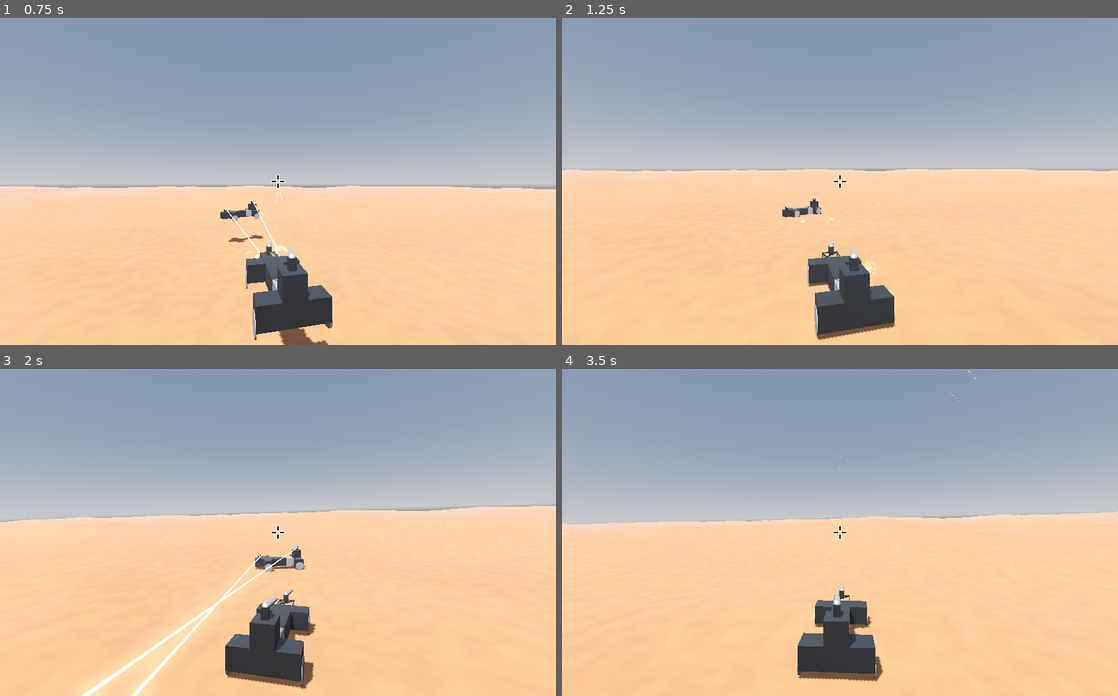
Above: before the commit, frames 1-4 (two rows, left to right).
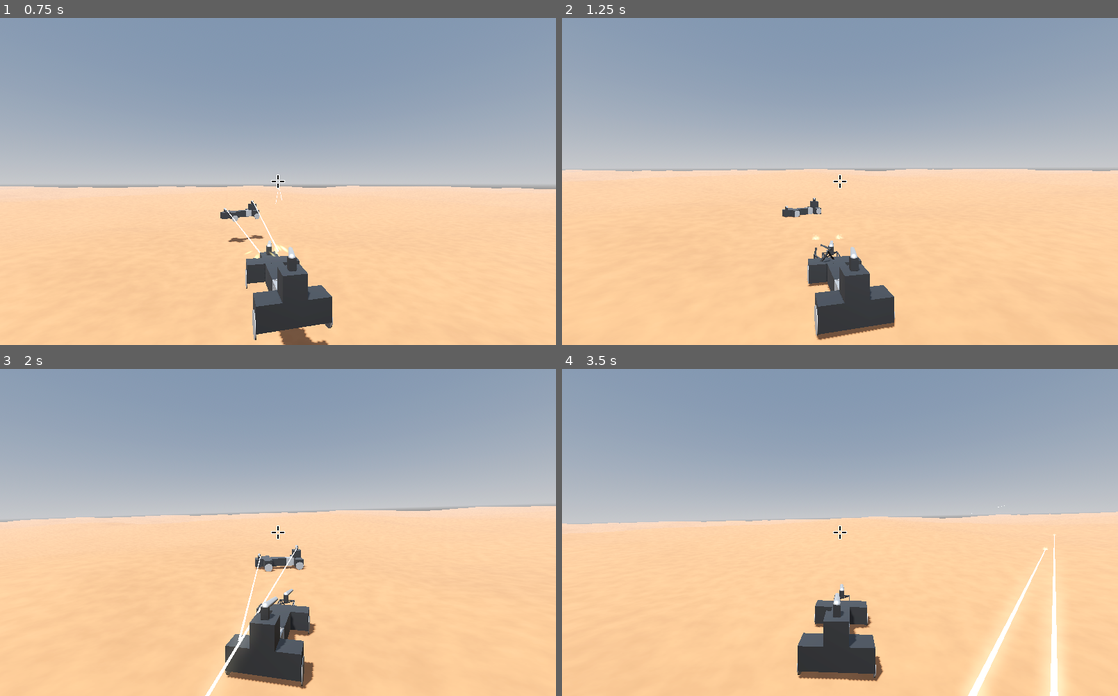
Above: after the commit, the same moments.

Repository: mcjohnalds/metal-skirmish
Game: Godot game, scene res://scenes/level.tscn
The game is run twice, just before and just after one commit, with the same random seed, the same clock (stepped at 60 frames per second) and the same inputs. The project has no main scene, so this scene is started directly.
Inputs (mouse positions are in pixels of both pictures, inside the frame that each line leads up to):
- Up to frame 1 (0.75 s): move the mouse to (305, 181) at 0.52 s; hold W (move_forward) from 0.53 s (still down); click (305, 181) at 0.67 s
- Up to frame 2 (1.25 s): keep holding W (move_forward)
- Up to frame 3 (2 s): keep holding W (move_forward); move the mouse to (250, 532) at 1.27 s
- Up to frame 4 (3.5 s): keep holding W (move_forward); move the mouse to (851, 525) at 2.02 s; move the mouse to (834, 539) at 2.77 s; click (834, 539) at 2.92 s

Frame 1 is identical in both runs. In frame 2, 0.1% of the frame differs, in the area x 42-57%, y 61-79%; in frame 3, 1.0%; in frame 4, 1.3%, in the area x 48-91%, y 0-100%.

Commit message:
part giblets

Diff:
--- a/project.godot
+++ b/project.godot
@@ -50,6 +50,12 @@
 ]
 }
 
+[layer_names]
+
+3d_physics/layer_1="main"
+3d_physics/layer_2="ground"
+3d_physics/layer_3="giblet"
+
 [physics]
 
 common/physics_ticks_per_second=120
--- a/scenes/cockpit_part.tscn
+++ b/scenes/cockpit_part.tscn
@@ -16,13 +16,13 @@
 [node name="Cockpit" parent="." instance=ExtResource("2_2ngob")]
 
 [node name="Cube" parent="Cockpit" index="0"]
-surface_material_override/0 = ExtResource("3_8jqic")
+material_override = ExtResource("3_8jqic")
 
 [node name="Frame" parent="." instance=ExtResource("3_3pccn")]
 visible = false
 
 [node name="Frame" parent="Frame" index="0"]
-surface_material_override/0 = ExtResource("3_8jqic")
+material_override = ExtResource("3_8jqic")
 
 [editable path="Cockpit"]
 [editable path="Frame"]
--- a/scenes/frame.tscn
+++ b/scenes/frame.tscn
@@ -1,9 +1,11 @@
-[gd_scene load_steps=3 format=3 uid="uid://beqwv26ycacot"]
+[gd_scene load_steps=4 format=3 uid="uid://beqwv26ycacot"]
 
 [ext_resource type="PackedScene" uid="uid://cem57twwcfajp" path="res://meshes/frame.glb" id="1_01wj1"]
 [ext_resource type="Material" uid="uid://c5vjyg2tw5l3u" path="res://materials/armor.tres" id="2_gu5qa"]
+[ext_resource type="Script" path="res://scripts/frame.gd" id="2_se4ta"]
 
 [node name="Frame" instance=ExtResource("1_01wj1")]
+script = ExtResource("2_se4ta")
 
 [node name="Frame" parent="." index="0"]
-surface_material_override/0 = ExtResource("2_gu5qa")
+material_override = ExtResource("2_gu5qa")
--- a/scenes/level.tscn
+++ b/scenes/level.tscn
@@ -177,6 +177,7 @@
 
 [node name="MeshInstance3D" type="MeshInstance3D" parent="Ground"]
 transform = Transform3D(1000, 0, 0, 0, 1000, -0.000174846, 0, 0.000174846, 1000, 0, 0, 0)
+layers = 3
 mesh = SubResource("PlaneMesh_7msvy")
 skeleton = NodePath("../..")
 
--- /dev/null
+++ b/scenes/part_giblet.tscn
@@ -0,0 +1,20 @@
+[gd_scene load_steps=4 format=3 uid="uid://r6dvvvbbq1ft"]
+
+[ext_resource type="Script" path="res://scripts/part_giblet.gd" id="1_m23yi"]
+
+[sub_resource type="BoxMesh" id="BoxMesh_427au"]
+size = Vector3(0.1, 0.1, 1)
+
+[sub_resource type="BoxShape3D" id="BoxShape3D_nlubv"]
+size = Vector3(0.1, 0.1, 1)
+
+[node name="PartGiblet" type="RigidBody3D"]
+collision_layer = 4
+collision_mask = 2
+script = ExtResource("1_m23yi")
+
+[node name="MeshInstance3D" type="MeshInstance3D" parent="."]
+mesh = SubResource("BoxMesh_427au")
+
+[node name="CollisionShape3D" type="CollisionShape3D" parent="."]
+shape = SubResource("BoxShape3D_nlubv")
--- /dev/null
+++ b/scripts/frame.gd
@@ -0,0 +1,4 @@
+class_name Frame
+extends Node3D
+
+@onready var mesh: MeshInstance3D = $Frame
--- /dev/null
+++ b/scripts/part_giblet.gd
@@ -0,0 +1,17 @@
+class_name PartGiblet
+extends RigidBody3D
+
+@onready var mesh: MeshInstance3D = $MeshInstance3D
+
+
+func _ready() -> void:
+	rotation += rand_vector3(TAU)
+	angular_velocity += rand_vector3(0.3 * TAU)
+	linear_velocity += rand_vector3(5.0) * Vector3(1.0, 0.0, 1.0)
+	linear_velocity.y += randf_range(5.0, 10.0)
+	await get_tree().create_timer(5.0).timeout
+	queue_free()
+
+
+func rand_vector3(x: float) -> Vector3:
+	return Vector3(randf_range(-x, x), randf_range(-x, x), randf_range(-x, x))
--- a/scripts/vehicle.gd
+++ b/scripts/vehicle.gd
@@ -9,6 +9,7 @@
 const tracer_scene: PackedScene = preload("res://scenes/tracer.tscn")
 const dirt_hit_scene: PackedScene = preload("res://scenes/dirt_hit.tscn")
 const metal_hit_scene: PackedScene = preload("res://scenes/metal_hit.tscn")
+const part_giblet_scene: PackedScene = preload("res://scenes/part_giblet.tscn")
 @onready var camera_pivot: Node3D = $CameraPivot
 @onready var aim_ray_cast: RayCast3D = $CameraPivot/Camera3D/Aim
 @export var is_player := false
@@ -135,7 +136,7 @@
 			var l := p.distance_to(v)
 			var a := clampf(l / 50.0, 0.0, 1.0)
 			var t := Global.get_ticks_sec() * TAU
-			var m := 0.3 * TAU
+			var m := 0.1 * TAU
 			ap = m * a * sin(t)
 			ay = m * a * sin(2.0 * t)
 
@@ -178,24 +179,7 @@
 				metal_hit.one_shot = true
 				metal_hit.emitting = true
 				get_tree().current_scene.add_child(metal_hit)
-
-				var vehicle: Vehicle = collision.collider
-				var hit_part = vehicle.parts[collision.shape]
-				hit_part.health -= 10.0
-				if hit_part.health <= 0.0:
-					if hit_part is ArmorPart:
-						hit_part.armor.visible = false
-					if hit_part is GunPart:
-						hit_part.barrel.visible = false
-						hit_part.base.visible = false
-					if hit_part is WheelPart:
-						hit_part.armor.visible = false
-					if hit_part is CockpitPart:
-						hit_part.cockpit.visible = false
-					hit_part.health = 0.0
-					hit_part.frame.visible = true
-					if not hit_part is CockpitPart:
-						vehicle.shape_owner_set_disabled(collision.shape, true)
+				damage_part(collision.collider, collision.shape)
 
 
 func _physics_process_wheel_part(part: WheelPart, delta: float) -> void:
@@ -284,3 +268,31 @@
 		return -Input.get_axis("move_left", "move_right")
 	var frequency := 0.1
 	return -0.7 * sin(Global.get_ticks_sec() * TAU * frequency)
+
+
+func damage_part(vehicle: Vehicle, shape_index: int) -> void:
+	var hit_part: Variant = vehicle.parts[shape_index]
+	if hit_part.health == 0.0:
+		return
+	hit_part.health -= 10.0
+	if hit_part.health <= 0.0:
+		if hit_part is ArmorPart:
+			hit_part.armor.visible = false
+		if hit_part is GunPart:
+			hit_part.barrel.visible = false
+			hit_part.base.visible = false
+		if hit_part is WheelPart:
+			hit_part.armor.visible = false
+		if hit_part is CockpitPart:
+			hit_part.cockpit.visible = false
+		hit_part.health = 0.0
+		var hit_part_frame: Frame = hit_part.frame
+		hit_part_frame.visible = true
+		for i in 8:
+			var giblet: PartGiblet = part_giblet_scene.instantiate()
+			get_tree().current_scene.add_child(giblet)
+			giblet.linear_velocity += Global.get_point_velocity(vehicle, hit_part.global_position)
+			giblet.global_position = hit_part.global_position
+			giblet.mesh.material_override = hit_part_frame.mesh.material_override
+		if not hit_part is CockpitPart:
+			vehicle.shape_owner_set_disabled(shape_index, true)
Not shown, changed: misc/todo.txt
